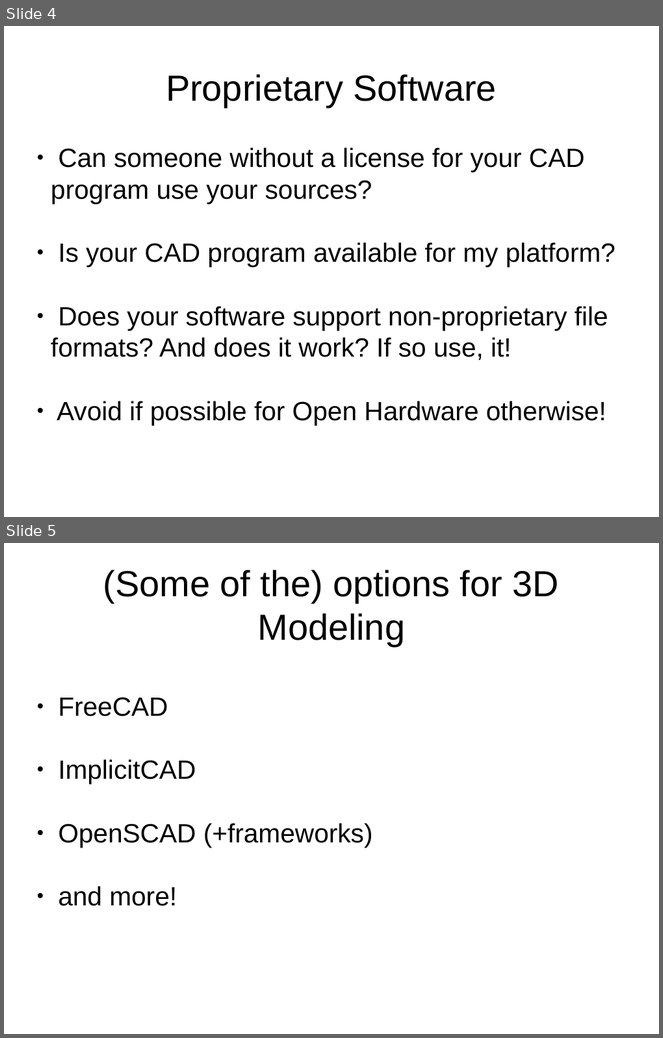
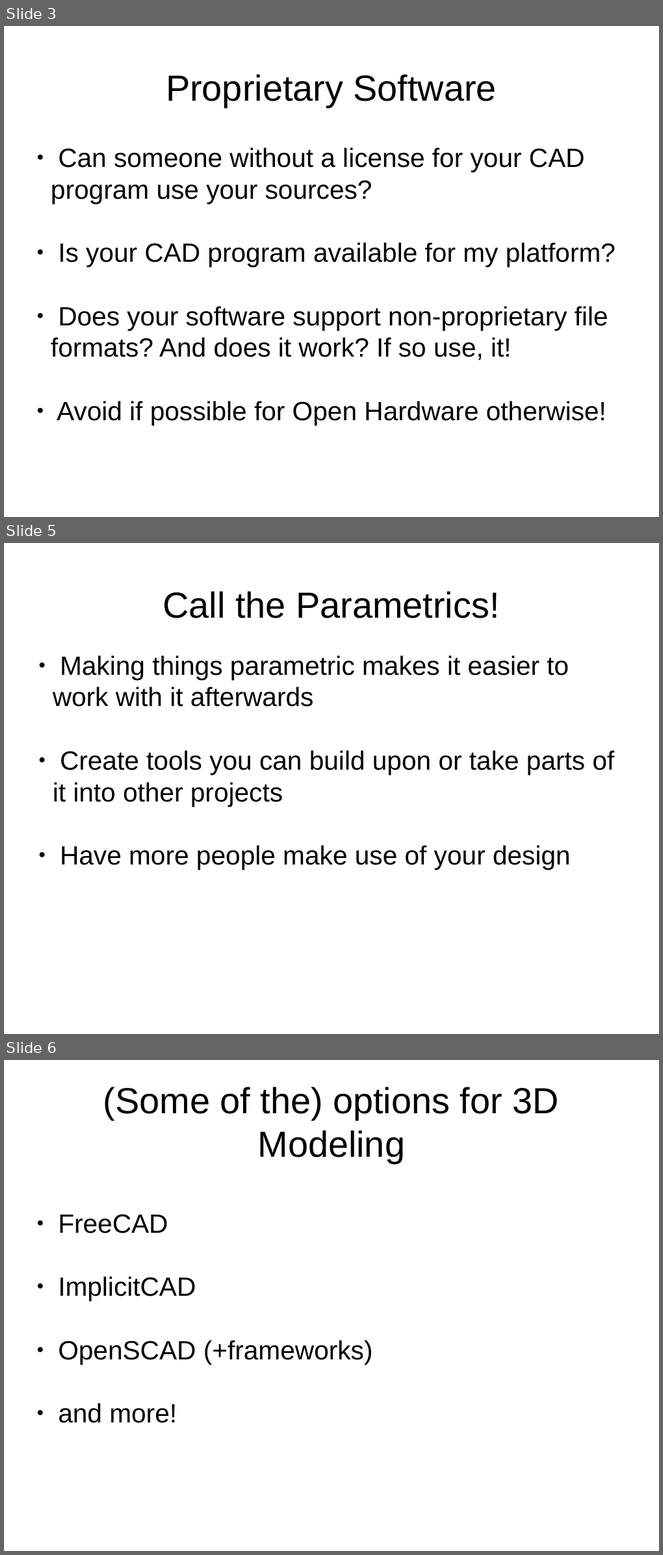
Before and after one commit to Joaz/talks, a slide deck: parametric_programmable_3d_models.odp. Shown one above the other, each under a label of ours: slides 4 and 5 before the commit, slides 3, 5 and 6 after it; the slides between them are not shown. The pictures are 663x1038 and 663x1555 pixels, drawn with LibreOffice and Linux fonts; fonts in the diff are those of the drawing. Boxes give left, top, right and bottom in pixels: in the first picture for what was removed or moved away, otherwise in the second. Text is boxed around its words. In the diff, an @@ line names an element or a change of style, - is before the commit and + after.

```diff
--- a/parametric_programmable_3d_models.odp
+++ b/parametric_programmable_3d_models.odp
@@ slide 5 added at [4, 543, 659, 1034], background #FFFFFF @@
@@ title added at [163, 591, 499, 618], 44 pt, text #000000 @@
+Call the Parametrics!
@@ subtitle added at [53, 655, 615, 870], 32 pt, text #000000 @@
+● Making things parametric makes it easier to work with it afterwards
+● Create tools you can build upon or take parts of it into other projects
+● Have more people make use of your design
@@ what was slide 4 is now slide 3 @@
@@ what was slide 5 is now slide 6 @@
```
Also in this commit, not shown: 9 slides changed, 5 other slides added, 13 slides removed.
